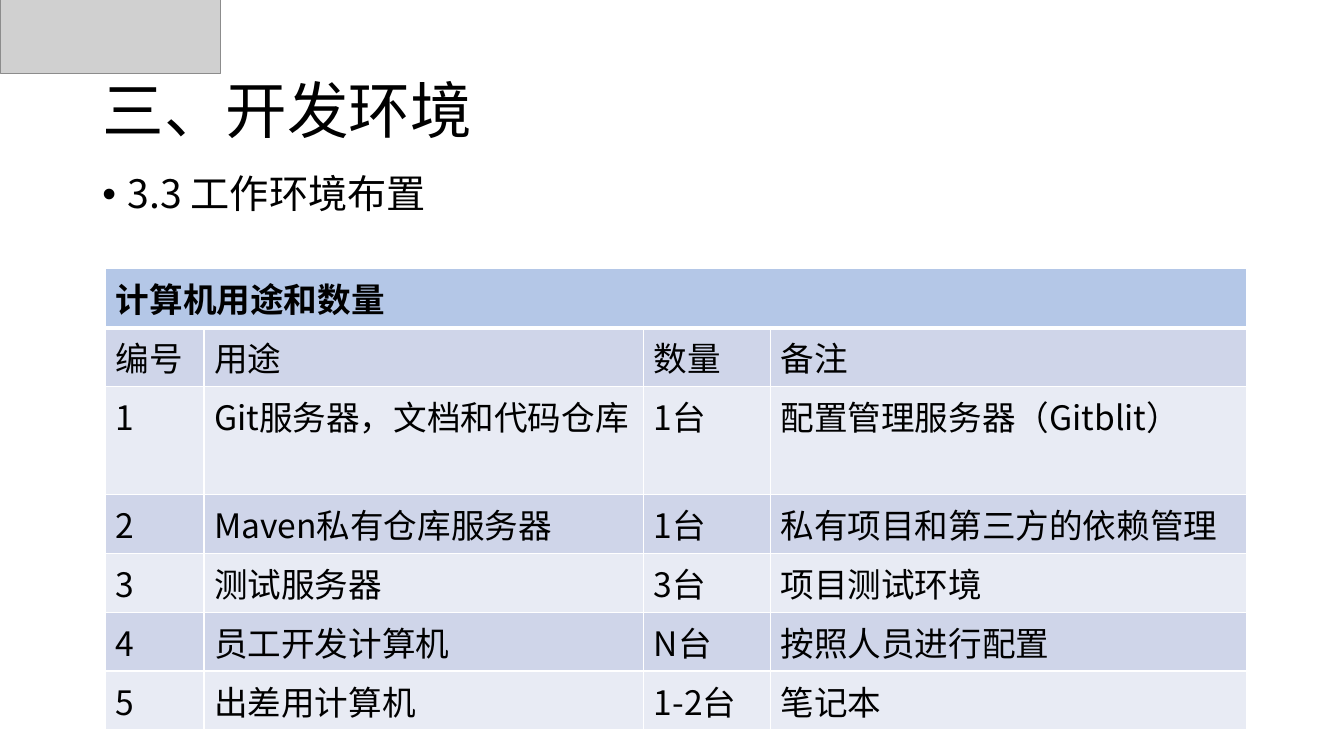
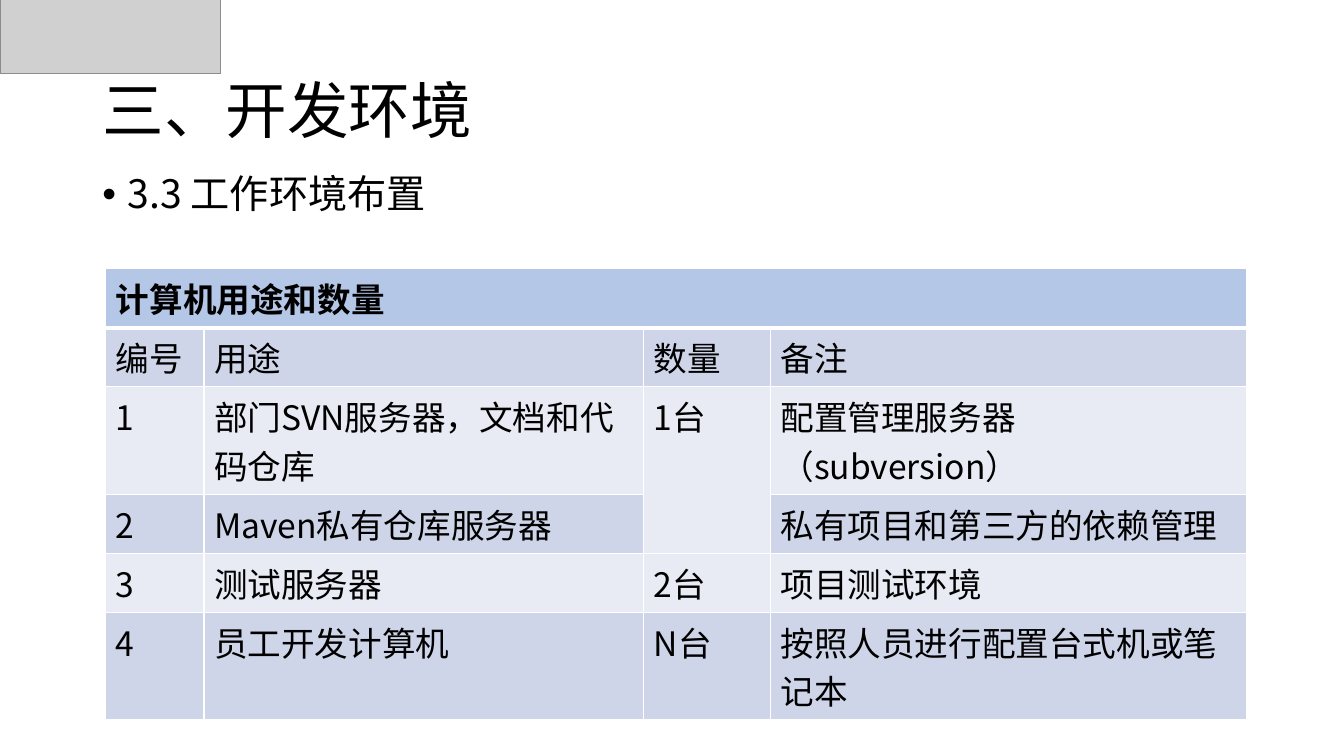
Before and after one commit to guishijin/alphastarTeam, a slide deck: slide 10 of 部门建设.pptx. Drawn at 1344x756 pixels with LibreOffice and Linux fonts; fonts in the diff are those of the drawing; grey boxes stand for pictures; background and template pictures are left out. Boxes give left, top, right and bottom in pixels: in the first picture for what was removed or moved away, otherwise in the second. Text is boxed around its words. In the diff, an @@ line names an element or a change of style, - is before the commit and + after.

```diff
--- a/部门建设.pptx
+++ b/部门建设.pptx
@@ table at [106,269,1247,711] @@
-row 3: 1 | Git服务器，文档和代码仓库 | 1台 | 配置管理服务器（Gitblit）
-row 4: 2 | Maven私有仓库服务器 | 1台 | 私有项目和第三方的依赖管理
-row 5: 3 | 测试服务器 | 3台 | 项目测试环境
-row 6: 4 | 员工开发计算机 | N台 | 按照人员进行配置
-row 7: 5 | 出差用计算机 | 1-2台 | 笔记本
+row 3: 1 | 部门SVN服务器，文档和代码仓库 | 1台 | 配置管理服务器（subversion）
+row 4: 2 | Maven私有仓库服务器 |  | 私有项目和第三方的依赖管理
+row 5: 3 | 测试服务器 | 2台 | 项目测试环境
+row 6: 4 | 员工开发计算机 | N台 | 按照人员进行配置台式机或笔记本
```
Also in this commit, not shown: 2 other slides changed, 3 other files.
